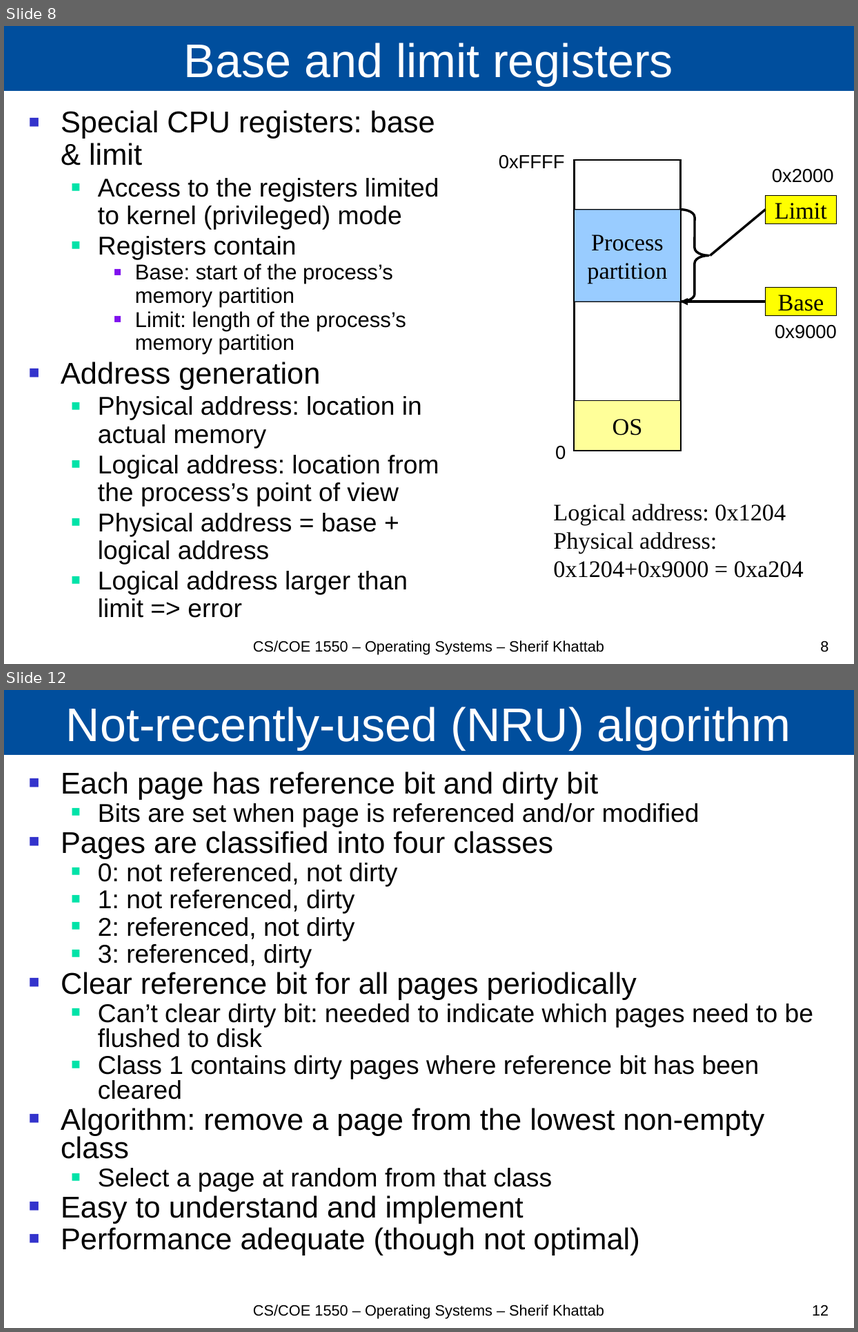
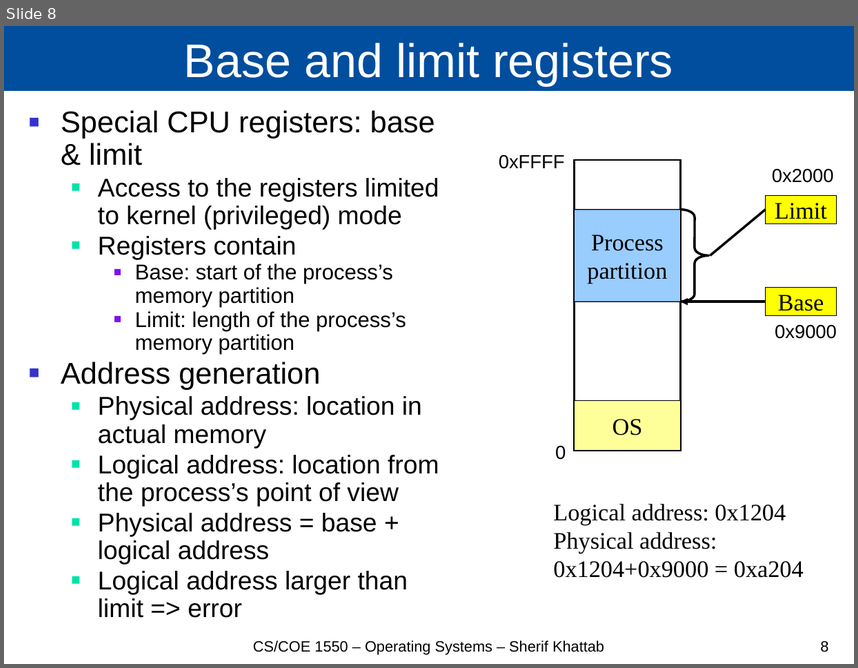
Before and after one commit to cs1550-2224/cs1550-code-handouts, a slide deck: DraftSlides/Lecture17.pptx. Shown one above the other, each under a label of ours: slides 8 and 12 before the commit, slide 8 after it; the slides between them are not shown. The pictures are 858x1332 and 858x668 pixels, drawn with LibreOffice and Linux fonts; fonts in the diff are those of the drawing. Boxes give left, top, right and bottom in pixels: in the first picture for what was removed or moved away, otherwise in the second. Text is boxed around its words. In the diff, an @@ line names an element or a change of style, - is before the commit and + after.

```diff
--- a/DraftSlides/Lecture17.pptx
+++ b/DraftSlides/Lecture17.pptx
@@ slide 12 removed at (x1=4, y1=690, x2=854, y2=1328), background #FFFFFF @@
@@ title removed at (x1=4, y1=690, x2=854, y2=755) @@
-Not-recently-used (NRU) algorithm
@@ text removed at (x1=61, y1=771, x2=813, y2=1255) @@
-■ Each page has reference bit and dirty bit
-  ■ Bits are set when page is referenced and/or modified
-■ Pages are classified into four classes
-  ■ 0: not referenced, not dirty
-  ■ 1: not referenced, dirty
-  ■ 2: referenced, not dirty
-  ■ 3: referenced, dirty
-■ Clear reference bit for all pages periodically
-  ■ Can’t clear dirty bit: needed to indicate which pages need to be flushed to disk
-  ■ Class 1 contains dirty pages where reference bit has been cleared
-■ Algorithm: remove a page from the lowest non-empty class
-  ■ Select a page at random from that class
-■ Easy to understand and implement
-■ Performance adequate (though not optimal)
@@ text removed at (x1=253, y1=1304, x2=604, y2=1319) @@
-CS/COE 1550 – Operating Systems – Sherif Khattab
@@ page number removed at (x1=812, y1=1305, x2=829, y2=1315) @@
-12
```
Also in this commit, not shown: 4 other slides removed, 4 other files.
